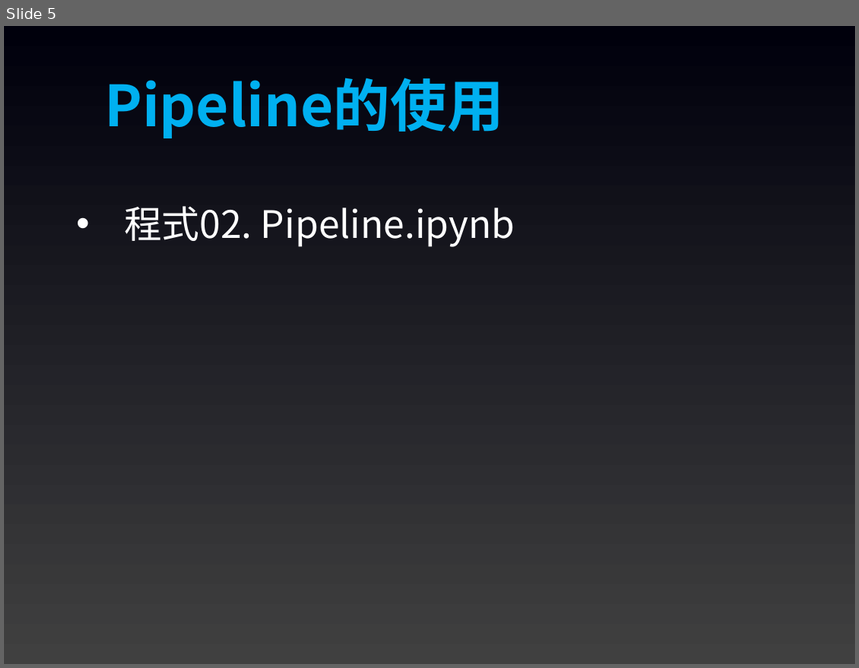
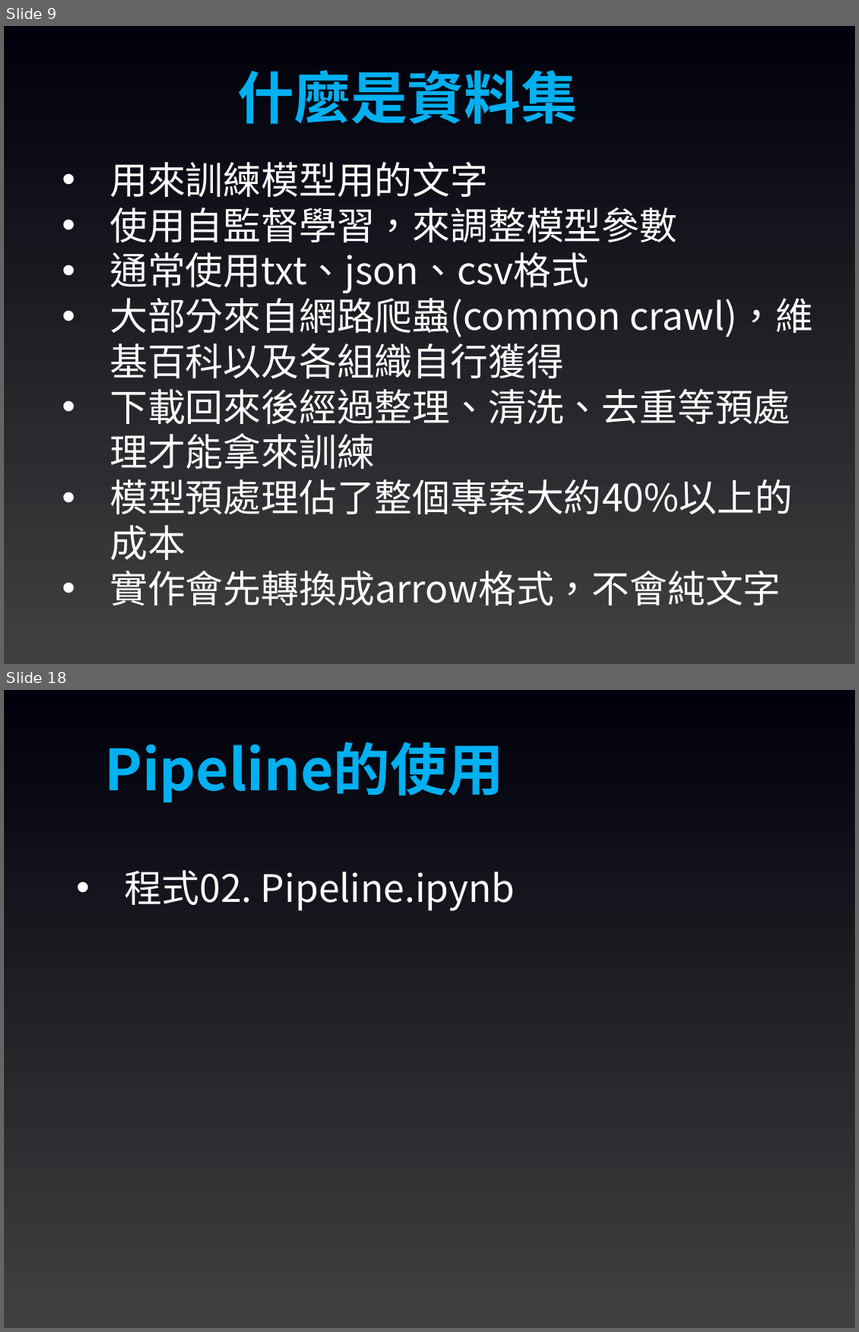
Before and after one commit to joshhu/mustllm20242nd, a slide deck: Slides/Week03/02：Transformers函數庫.pptx. Shown one above the other, each under a label of ours: slide 5 before the commit, slides 9 and 18 after it; the slides between them are not shown. The pictures are 859x668 and 859x1332 pixels, drawn with LibreOffice and Linux fonts; fonts in the diff are those of the drawing. Boxes give left, top, right and bottom in pixels: in the first picture for what was removed or moved away, otherwise in the second. Text is boxed around its words. In the diff, an @@ line names an element or a change of style, - is before the commit and + after.

```diff
--- a/Slides/Week03/02：Transformers函數庫.pptx
+++ b/Slides/Week03/02：Transformers函數庫.pptx
@@ slide 9 added at (4,26,855,664), background gradient #404040 to #00000C @@
@@ text added at (237,70,578,124), 48 pt, text #00B0F0, bold @@
+什麼是資料集
@@ text added at (110,162,813,606), 32 pt, text #FFFFFF @@
+• 用來訓練模型用的文字
+• 使用自監督學習，來調整模型參數
+• 通常使用txt、json、csv格式
+• 大部分來自網路爬蟲(common crawl)，維基百科以及各組織自行獲得
+• 下載回來後經過整理、清洗、去重等預處理才能拿來訓練
+• 模型預處理佔了整個專案大約40%以上的成本
+• 實作會先轉換成arrow格式，不會純文字
@@ what was slide 5 is now slide 18 @@
```
Also in this commit, not shown: 5 slides changed, 12 other slides added, 7 other files.
